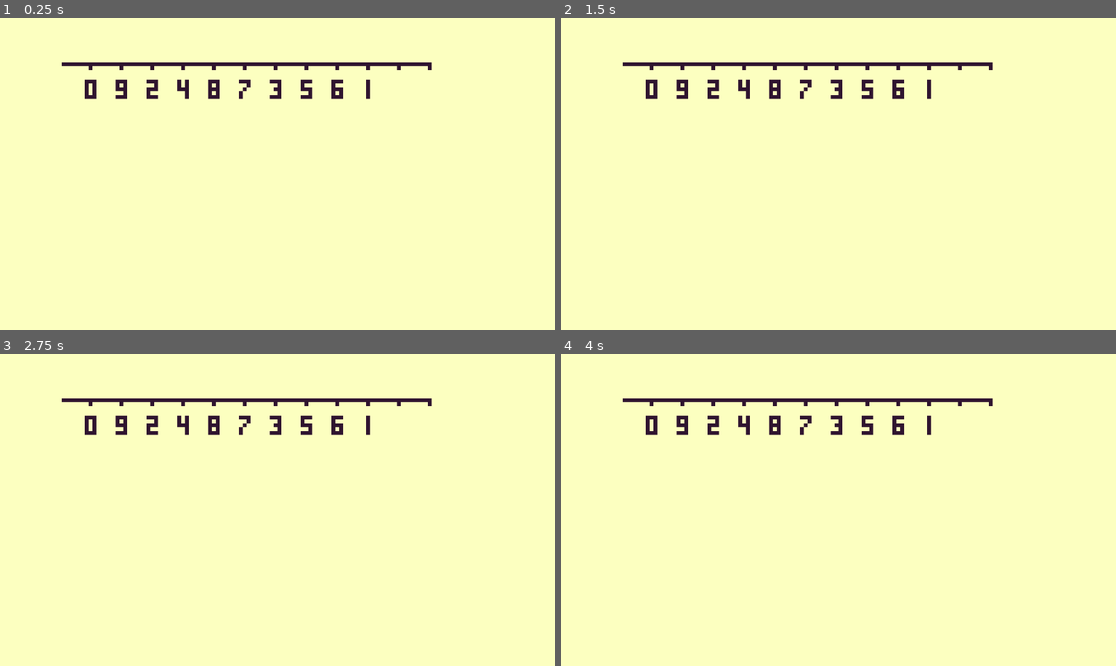
Above: before the commit, frames 1-4 (two rows, left to right).
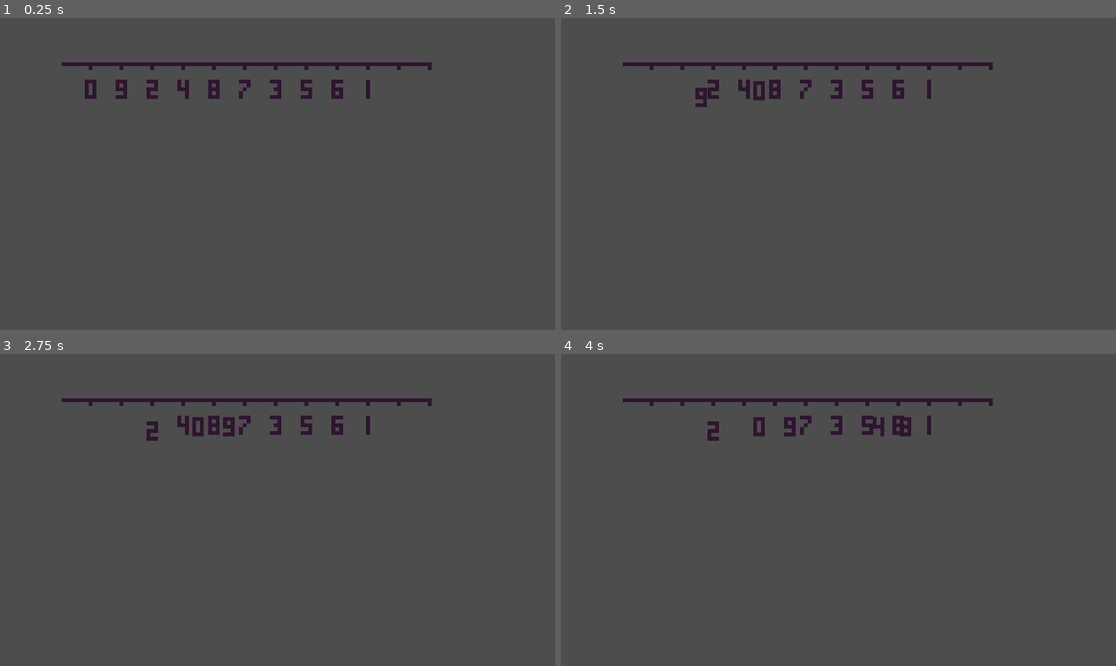
Above: after the commit, the same moments.

Repository: lumodevteam/sovle-squad
Game: Godot game, scene res://scenes/entities/numberLine/numberLine.tscn
The game is run twice, just before and just after one commit, with the same random seed, the same clock (stepped at 60 frames per second) and the same inputs.
Inputs (mouse positions are in pixels of both pictures, inside the frame that each line leads up to):
- Up to frame 1 (0.25 s): no input
- Up to frame 2 (1.5 s): tap Enter at 0.5 s; drag from (649, 89) to (777, 77) at 0.52 s; drag from (683, 89) to (805, 77) at 1.27 s
- Up to frame 3 (2.75 s): tap Space at 2 s; move the mouse to (149, 425) at 2.02 s; hold D (right) from 2.03 s (still down); click (149, 425) at 2.17 s
- Up to frame 4 (4 s): release D (right) at 2.75 s; tap Enter at 2.75 s; drag from (744, 425) to (899, 413) at 2.77 s; drag from (777, 425) to (927, 413) at 3.52 s

The runs differ from the first frame. In frame 1, 98% of the frame differs, in the area x 0-100%, y 0-100%; in frame 2, 99%; in frame 3, 99%; in frame 4, 99%.

Commit message:
finished number line (boo-yeah)

Diff:
--- a/solve-squad/scenes/entities/numberLine/line.tscn
+++ b/solve-squad/scenes/entities/numberLine/line.tscn
@@ -15,7 +15,7 @@
 size = Vector2(4.375, 6.375)
 
 [node name="line" type="Sprite2D"]
-position = Vector2(128, 0)
+position = Vector2(196, 32)
 scale = Vector2(8, 8)
 texture = SubResource("AtlasTexture_odo72")
 script = ExtResource("2_181vc")
--- a/solve-squad/scenes/entities/numberLine/numberLine.tscn
+++ b/solve-squad/scenes/entities/numberLine/numberLine.tscn
@@ -4,17 +4,3 @@
 
 [node name="NumberLine" type="Node2D"]
 script = ExtResource("1_h83e5")
-
-[node name="CanvasLayer" type="CanvasLayer" parent="."]
-layer = -1
-
-[node name="ColorRect" type="ColorRect" parent="CanvasLayer"]
-show_behind_parent = true
-z_index = -1
-anchors_preset = 15
-anchor_right = 1.0
-anchor_bottom = 1.0
-grow_horizontal = 2
-grow_vertical = 2
-color = Color(0.9882353, 1, 0.7529412, 1)
-metadata/_edit_use_anchors_ = true
--- a/solve-squad/scenes/entities/numberLine/numbers.gd
+++ b/solve-squad/scenes/entities/numberLine/numbers.gd
@@ -12,9 +12,14 @@
 var snapping: bool = false
 var current_snap: Vector2 = Vector2.INF
 var tween: Tween  # store tween so we can kill it before making a new one
+var in_right_position: bool = false
 
 func _ready() -> void:
 	SnapManager.body_entered.connect(_on_body_entered)
+	SnapManager.all_correct.connect(_on_all_correct)
+
+func _on_all_correct() -> void:
+	print("congrats!!")
 
 func _on_body_entered(body_position: Vector2, id: int) -> void:
 	if self.id == id:
@@ -28,7 +33,9 @@
 			isDragging = false
 			self.body_position = body_position
 			snapping = true
-			print(SnapManager.num_in_right_place(body_position))
+			in_right_position = SnapManager.num_in_right_place(body_position)
+			if in_right_position:
+				SnapManager.correct += 1
 
 func change_state(state: int) -> void:
 	animated_sprite.frame = state
@@ -50,6 +57,9 @@
 				if current_snap != Vector2.INF:
 					SnapManager.release(current_snap, self)
 					current_snap = Vector2.INF
+					if in_right_position:
+						in_right_position = false
+						SnapManager.correct -= 1
 				get_viewport().set_input_as_handled()
 		else:
 			isDragging = false
--- a/solve-squad/scenes/entities/numberLine/snap_manager.gd
+++ b/solve-squad/scenes/entities/numberLine/snap_manager.gd
@@ -1,10 +1,22 @@
 extends Node
 
 signal body_entered(body_position: Vector2, id: int)
+signal all_correct
 
 var occupied_slots: Dictionary = {}
 
 var slot_mapping: Dictionary = {}
+var total: int = 10
+var _correct: int = 0
+var correct: int: #amount of slots correct
+	set(value):
+		_correct = value
+		if _correct == total:
+			all_correct.emit()
+	get:
+		return _correct
+
+var complete: bool = false # checks if all inputs are correct
 
 func try_occupy(snap_pos: Vector2, node: Node2D) -> bool:
 	if occupied_slots.has(snap_pos):
